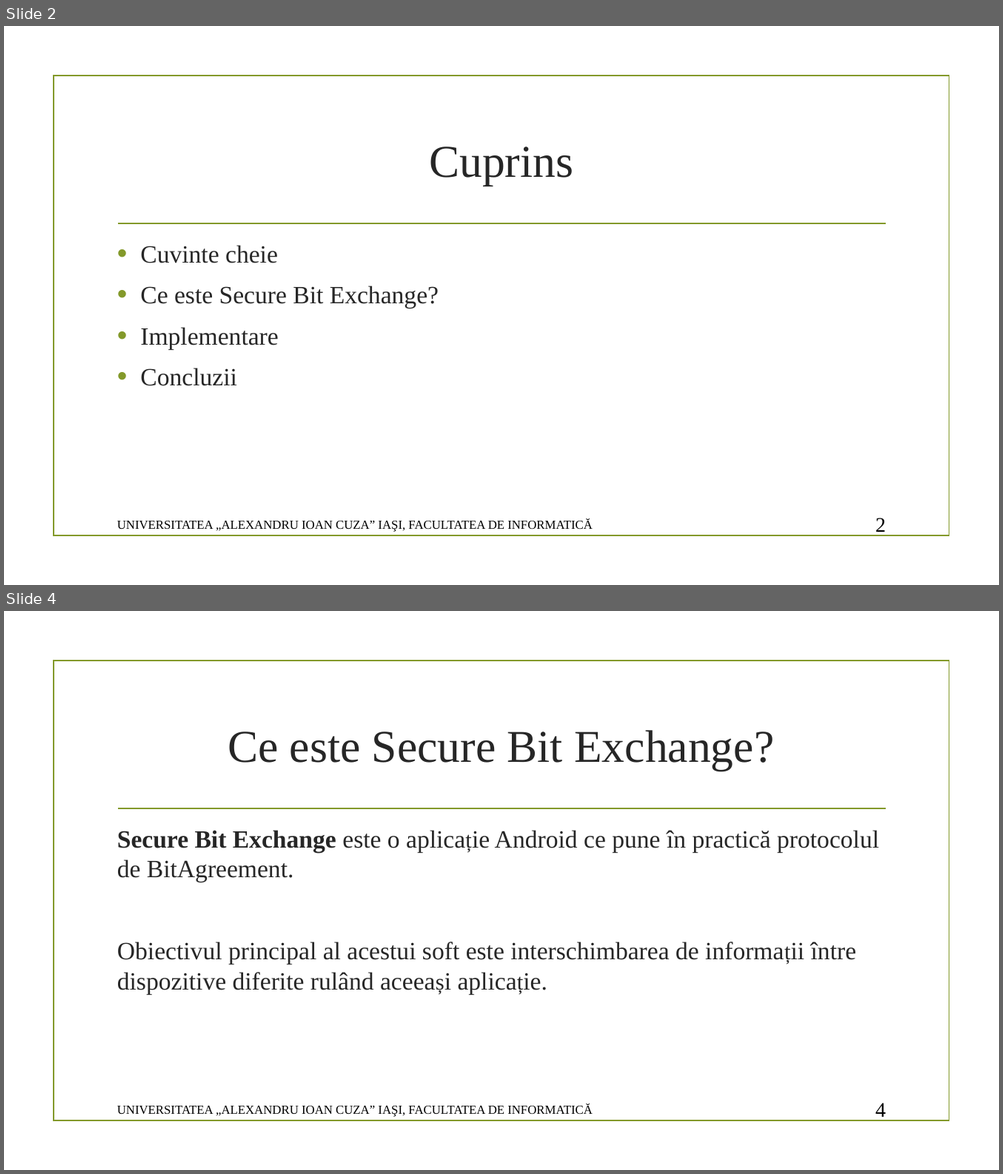
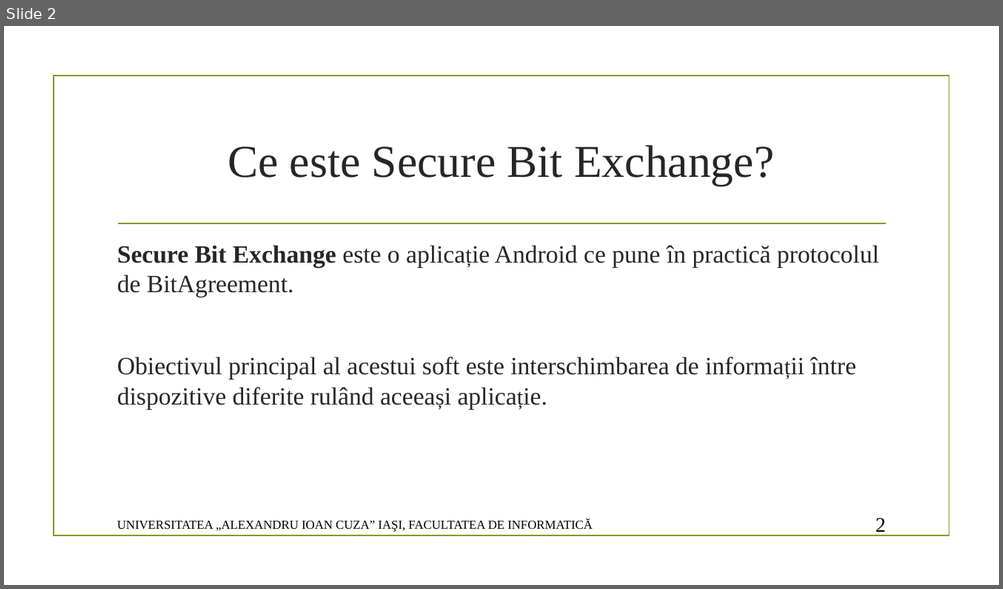
Before and after one commit to hellsms/GPSTracker, a slide deck: Licenta/Documentatie/Prezentare Secure Bit Exchange.pptx. Shown one above the other, each under a label of ours: slides 2 and 4 before the commit, slide 2 after it; the slides between them are not shown. The pictures are 1003x1174 and 1003x589 pixels, drawn with LibreOffice and Linux fonts; fonts in the diff are those of the drawing; background and template pictures are left out. Boxes give left, top, right and bottom in pixels: in the first picture for what was removed or moved away, otherwise in the second. Text is boxed around its words. In the diff, an @@ line names an element or a change of style, - is before the commit and + after.

```diff
--- a/Licenta/Documentatie/Prezentare Secure Bit Exchange.pptx
+++ b/Licenta/Documentatie/Prezentare Secure Bit Exchange.pptx
@@ slide 2 removed at <box>4,26,999,585</box>, background picture (left out); not listed: 2 template elements that a slide beside it also shows @@
@@ title removed at <box>429,147,573,186</box> @@
-Cuprins
@@ text removed at <box>140,245,438,386</box> @@
-• Cuvinte cheie
-• Ce este Secure Bit Exchange?
-• Implementare
-• Concluzii
@@ text removed at <box>117,519,592,532</box> @@
-UNIVERSITATEA „ALEXANDRU IOAN CUZA” IAŞI, FACULTATEA DE INFORMATICĂ
@@ page number removed at <box>875,518,885,537</box> @@
-2
@@ what was slide 4 is now slide 2 @@
@@ page number at <box>875,518,885,537</box>: text changed @@
-4
+2
```
Also in this commit, not shown: 2 other slides removed, 26 other files.
